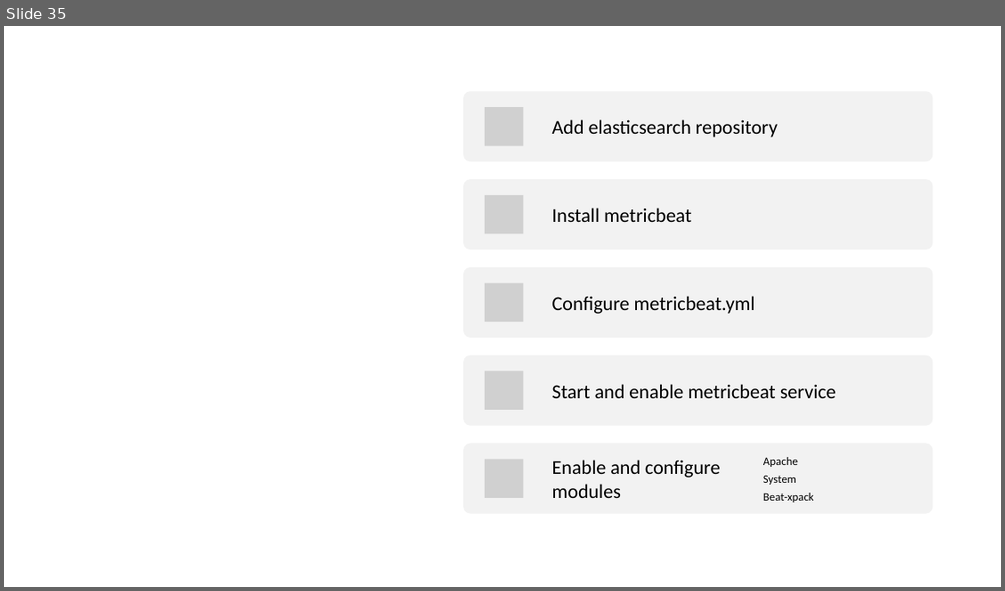
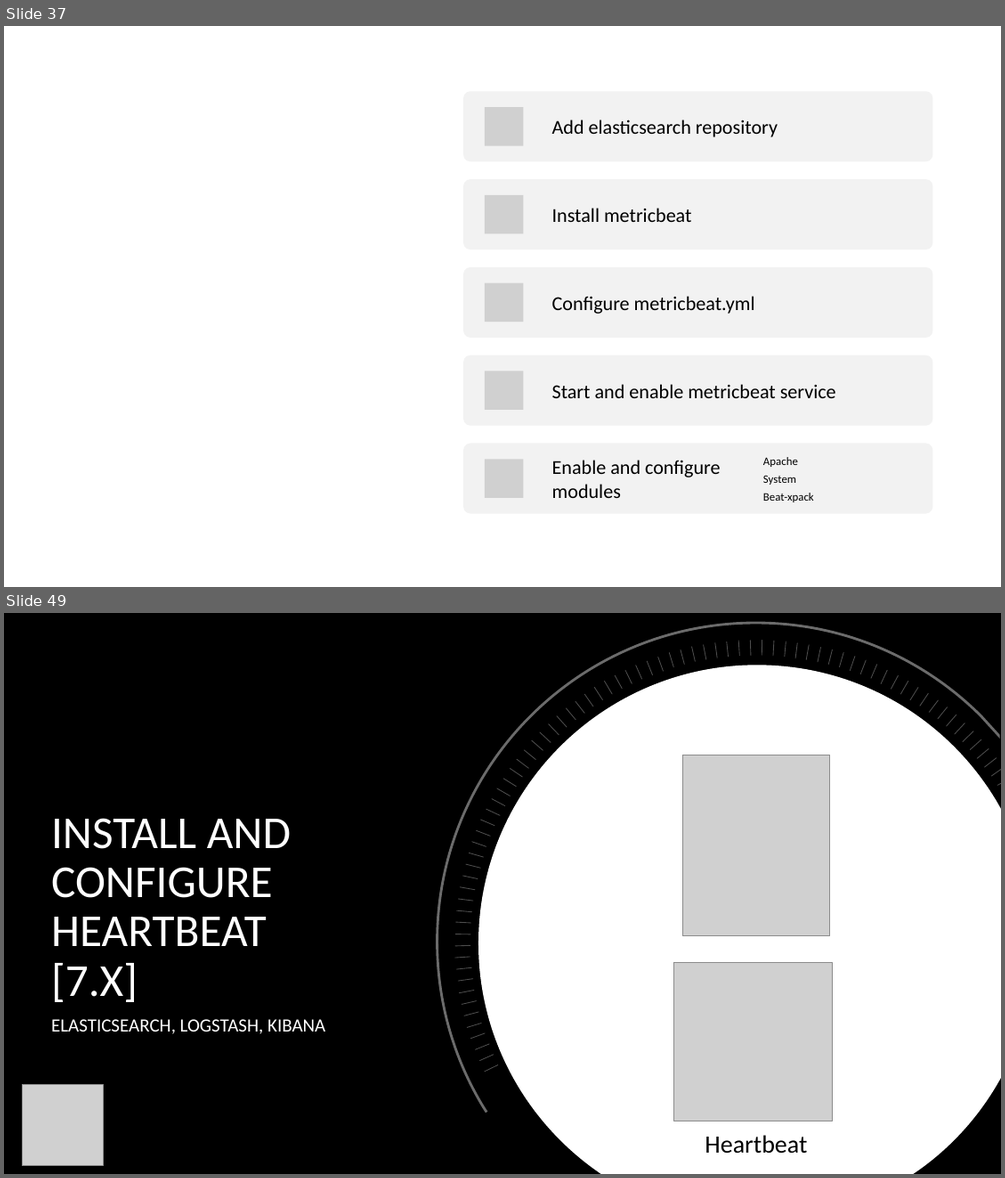
Before and after one commit to guanchaoguo/DeployElasticsearchUsingAnsible, a slide deck: artifacts/presentation/ElasticsearchUsingAnsible.pptx. Shown one above the other, each under a label of ours: slide 35 before the commit, slides 37 and 49 after it; the slides between them are not shown. The pictures are 1005x591 and 1005x1178 pixels, drawn with LibreOffice and Linux fonts; fonts in the diff are those of the drawing; grey boxes stand for pictures; background and template pictures are left out. Boxes give left, top, right and bottom in pixels: in the first picture for what was removed or moved away, otherwise in the second. Text is boxed around its words. In the diff, an @@ line names an element or a change of style, - is before the commit and + after.

```diff
--- a/artifacts/presentation/ElasticsearchUsingAnsible.pptx
+++ b/artifacts/presentation/ElasticsearchUsingAnsible.pptx
@@ slide 49 added at [4,613,1001,1174], background picture (left out) @@
@@ freeform shape added at [437,621,1000,1112], fill #FFFFFF at 42% opacity @@
@@ freeform shape added at [480,666,1001,1174], fill #FFFFFF, outline #FFFFFF 4 pt @@
@@ picture added at [682,755,830,935] @@
@@ title added at [51,818,291,1002], 44 pt, text #FFFFFF @@
+INSTALL AND CONFIGURE
+HEARTBEAT
+[7.X]
@@ picture added at [674,963,833,1121] @@
@@ subtitle added at [51,1019,325,1034], 18 pt, text #FFFFFF @@
+ELASTICSEARCH, LOGSTASH, KIBANA
@@ group added at [455,640,1001,1071]: 78 lines @@
@@ picture added at [22,1085,103,1166] @@
@@ text added at [704,1135,807,1153], 24 pt, text #000000 @@
+Heartbeat
@@ what was slide 35 is now slide 37 @@
```
Also in this commit, not shown: 2 slides changed, 24 other slides added, 2 slides removed, 28 other files.
